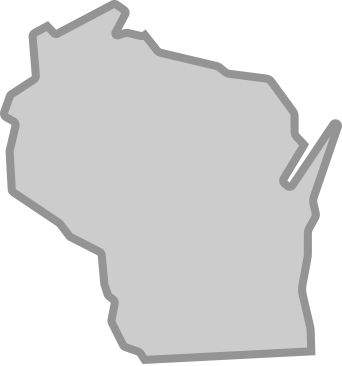
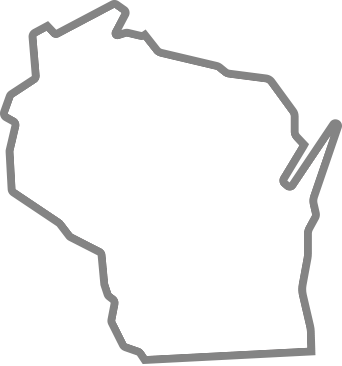
Revision of a layered 342px x 366px image; what changed, layer by layer:
pixels changed over (0, 0, 342, 364) (layer not identified)
